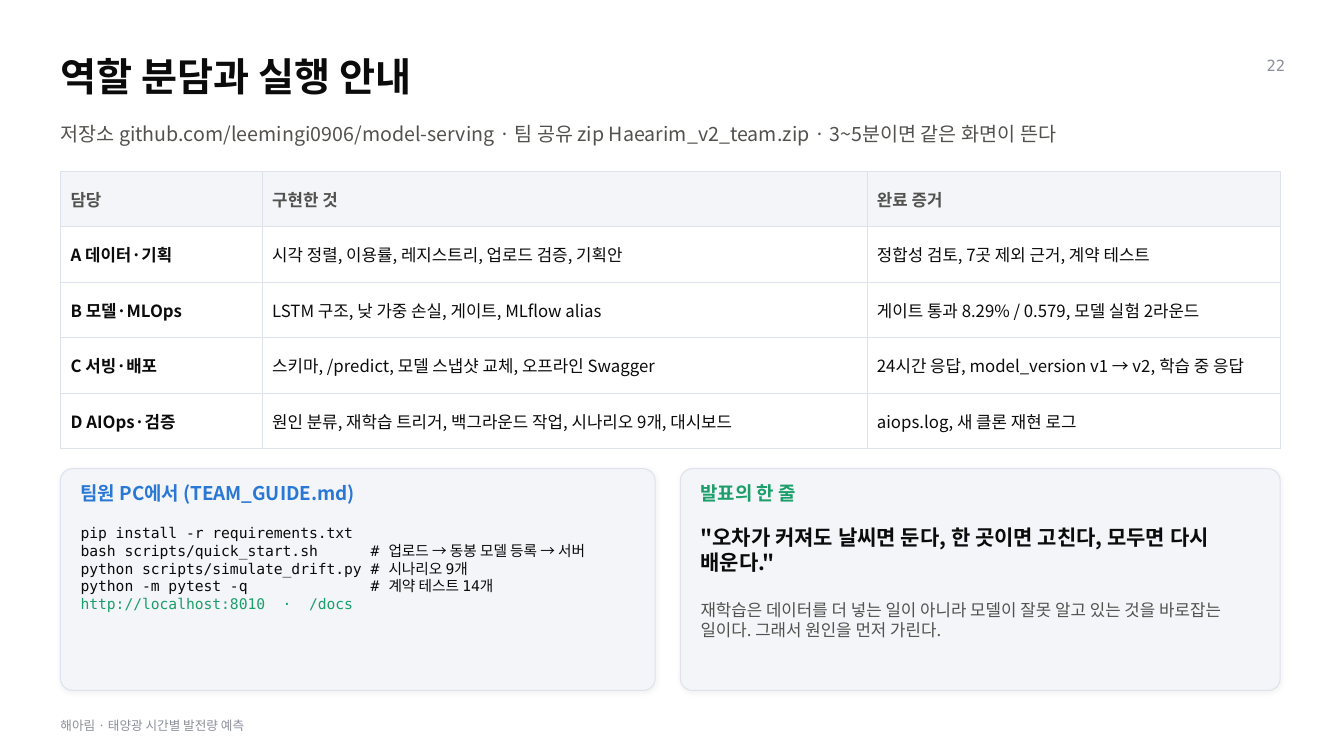
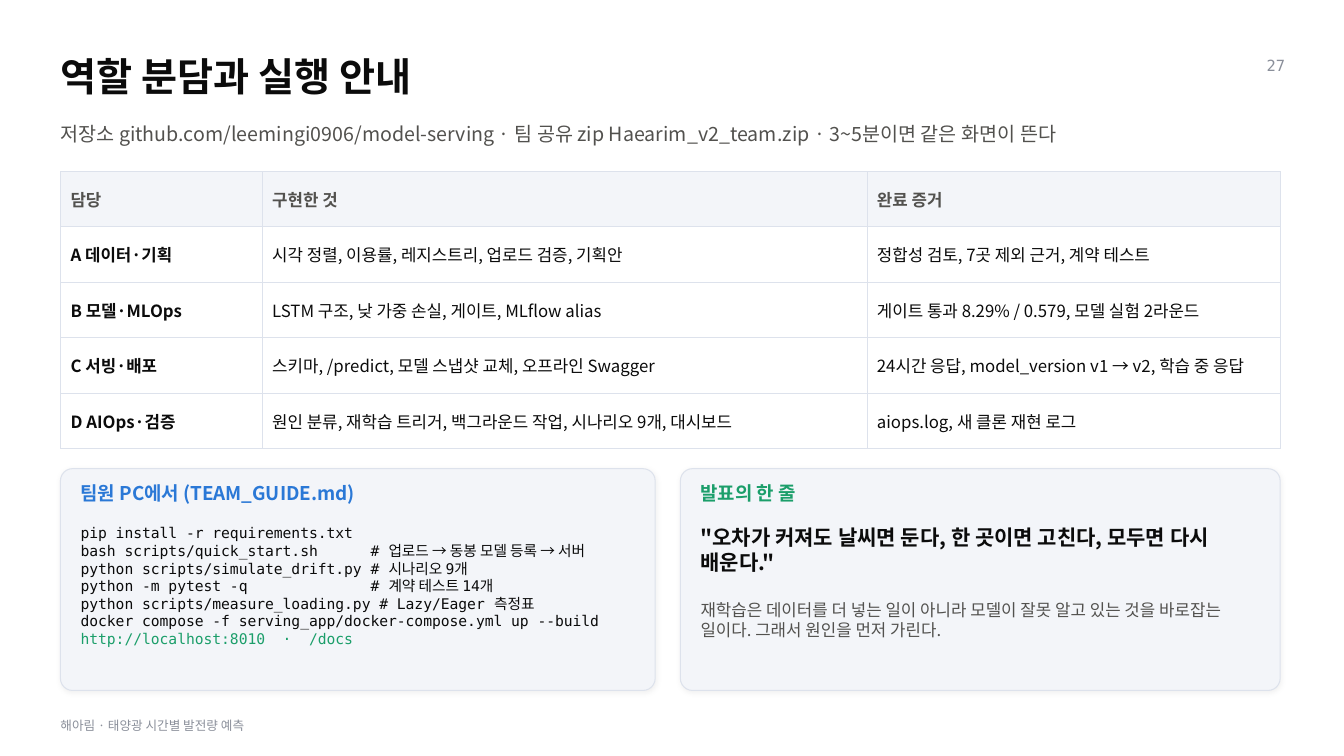
Before and after one commit to leemingi0906/model-serving, a slide deck: slide 27 of team_solar/release/해아림_발표.pptx (slide 22 before the commit). Drawn at 1344x756 pixels with LibreOffice and Linux fonts; fonts in the diff are those of the drawing. Boxes give left, top, right and bottom in pixels: in the first picture for what was removed or moved away, otherwise in the second. Text is boxed around its words. In the diff, an @@ line names an element or a change of style, - is before the commit and + after.

```diff
--- a/team_solar/release/해아림_발표.pptx
+++ b/team_solar/release/해아림_발표.pptx
@@ text at (x1=1267, y1=59, x2=1286, y2=71): text changed @@
-22
+27
@@ text at (x1=81, y1=597, x2=600, y2=630): paragraphs added @@
+python scripts/measure_loading.py # Lazy/Eager 측정표
+docker compose -f serving_app/docker-compose.yml up --build
```
Also in this commit, not shown: 19 other slides changed, 5 slides added, 8 other files.
